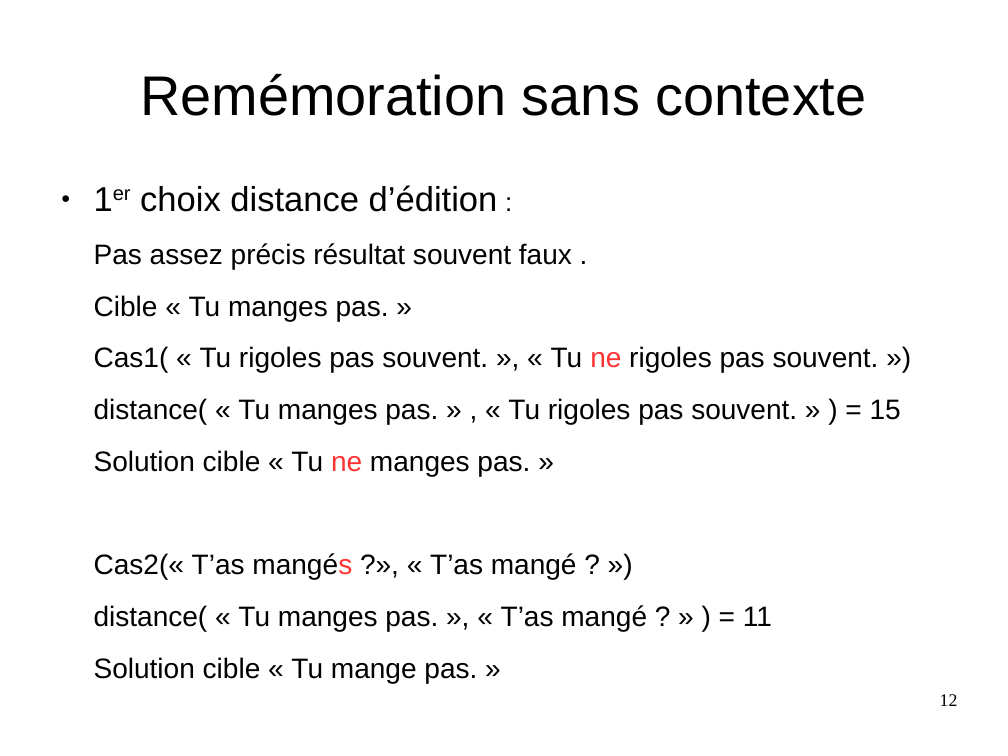
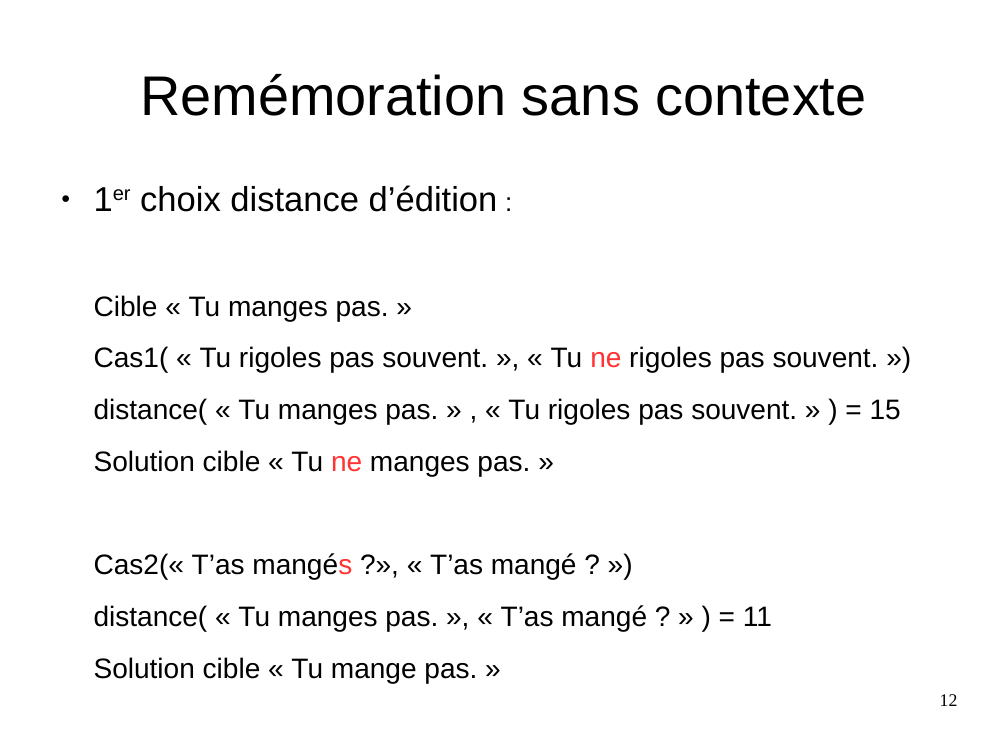
Before and after one commit to Sle3pingForest/StageL3, a slide deck: slide 12 of RapportAndre/Pres.odp. Drawn at 1008x756 pixels with LibreOffice and Linux fonts; fonts in the diff are those of the drawing. Boxes give left, top, right and bottom in pixels: in the first picture for what was removed or moved away, otherwise in the second. Text is boxed around its words. In the diff, an @@ line names an element or a change of style, - is before the commit and + after.

```diff
--- a/RapportAndre/Pres.odp
+++ b/RapportAndre/Pres.odp
@@ text at (x1=94, y1=243, x2=572, y2=269): paragraph removed @@
-Pas assez précis résultat souvent faux .
```
Also in this commit, not shown: 4 other slides changed.
